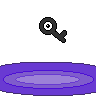
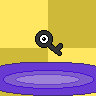
Layers edited between the first and the second 96x96 image:
pixels changed over box(0, 0, 96, 96) (layer not identified)